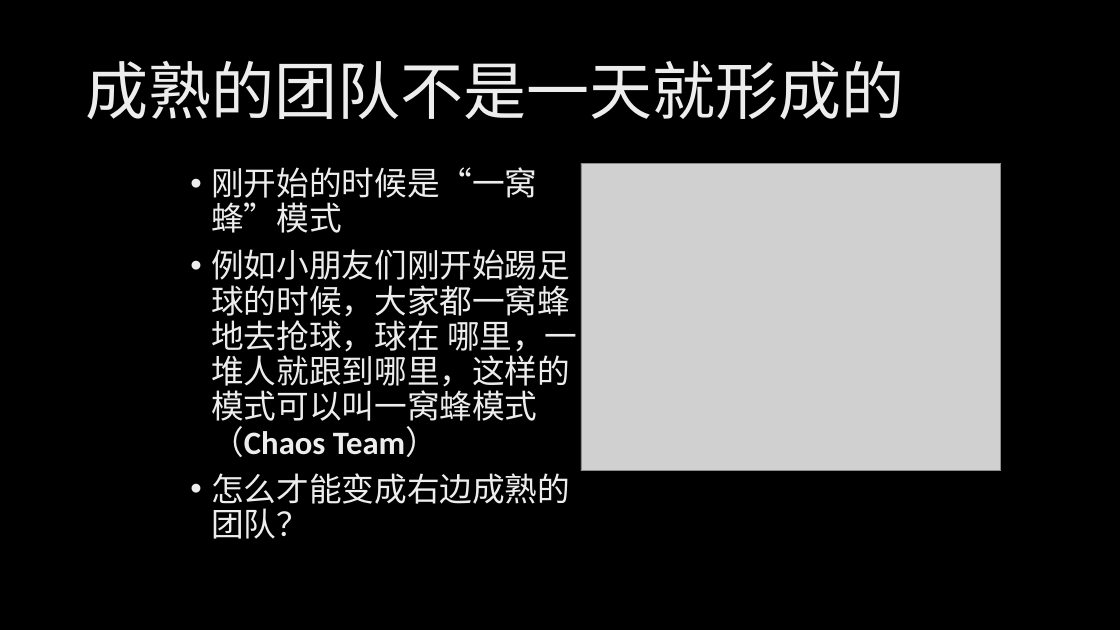
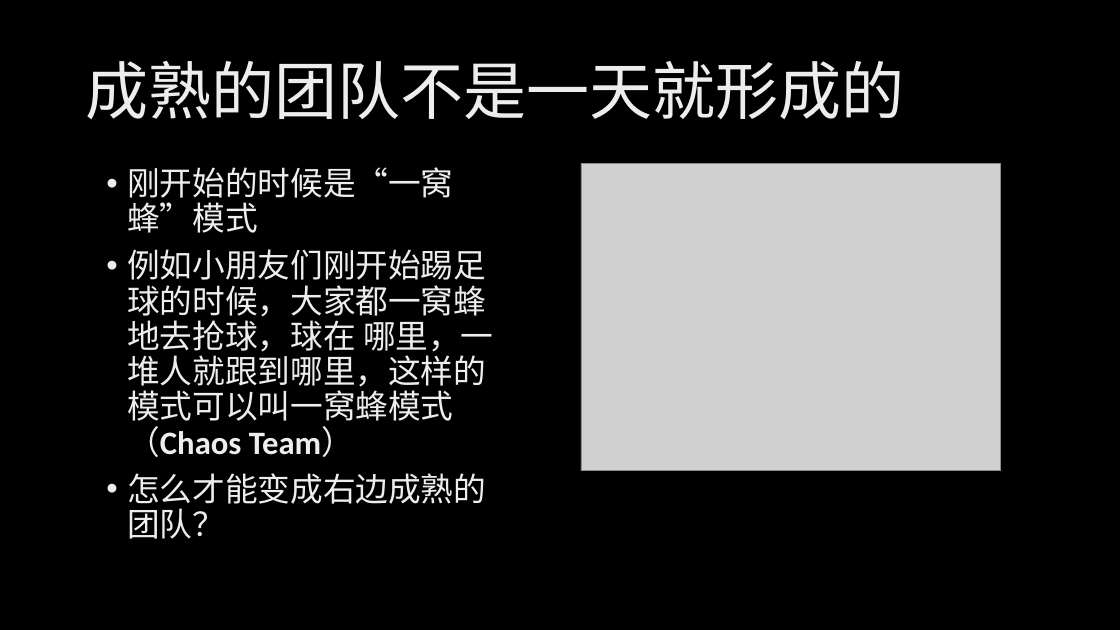
Before and after one commit to xinase/ASE, a slide deck: slide 48 of chapter5/ASE_5_Team_and_Process.pptx (slide 25 before the commit). Drawn at 1120x630 pixels with LibreOffice and Linux fonts; fonts in the diff are those of the drawing; grey boxes stand for pictures; background and template pictures are left out. Boxes give left, top, right and bottom in pixels: in the first picture for what was removed or moved away, otherwise in the second. Text is boxed around its words. In the diff, an @@ line names an element or a change of style, - is before the commit and + after.

```diff
--- a/chapter5/ASE_5_Team_and_Process.pptx
+++ b/chapter5/ASE_5_Team_and_Process.pptx
@@ text "刚开始的时候是“一窝蜂”模式": place and size @@
-text "刚开始的时候是“一窝蜂”模式" at <box>211,167,578,539</box>
+text "刚开始的时候是“一窝蜂”模式" at <box>127,167,494,539</box>
```
Also in this commit, not shown: 23 slides added.
